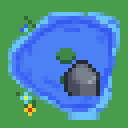
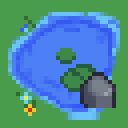
Two versions of the same layered image (128x128). Layer-by-layer changes:
painted on "Rock" over box(64, 60, 116, 108)
painted on "Layer 13" over box(64, 60, 112, 108)
